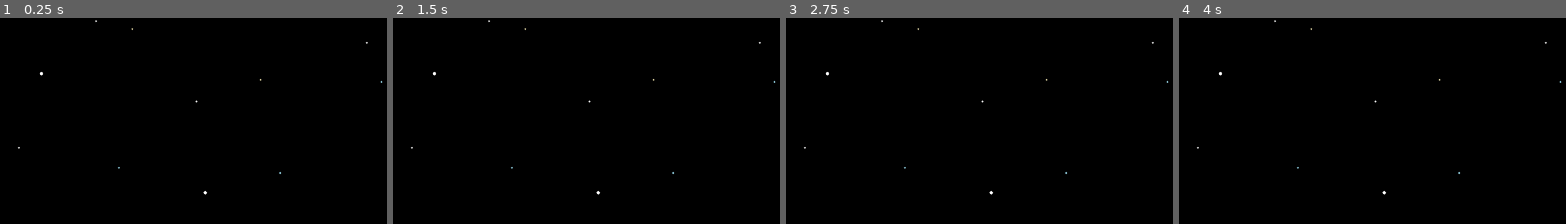
Above: before the commit, frames 1-4 (left to right).
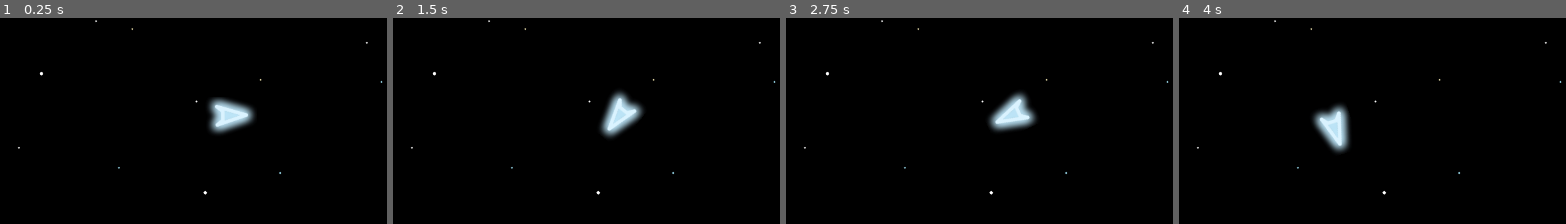
Above: after the commit, the same moments.

Repository: lucasfamelli/AsteroidsClone
Game: Godot game, scene res://scenes/space_level.tscn
Two runs of this game, one before a commit and one after it. Both use one fixed random seed, a clock stepped at 60 frames per second and the inputs below.
Inputs:
- Up to frame 1 (0.25 s): no input
- Up to frame 2 (1.5 s): tap Enter at 0.5 s; hold D (right, bound only after the commit) 0.53-1.28 s; hold A (left, bound only after the commit) from 1.28 s (still down)
- Up to frame 3 (2.75 s): release A (left, bound only after the commit) at 2.03 s; hold D (right, bound only after the commit) from 2.03 s (still down)
- Up to frame 4 (4 s): release D (right, bound only after the commit) at 2.78 s; hold W (up, bound only after the commit) 2.78-3.53 s; hold A (left, bound only after the commit) from 3.53 s (still down)
The pictures show only the part of the screen within x 21-71%, y 24-74%; the shares and areas given below are measured in that part.

The runs differ from the first frame. In frame 1, 1.6% of the frame differs, in the area x 53-66%, y 38-57%; in frame 2, 1.6%; in frame 3, 1.7%, in the area x 52-65%, y 35-56%; in frame 4, 1.6%.

Commit message:
player movement
implemented player movement using physics.
Rotation is heavily dampened to be more "arcade", linear movement is physics based.

Diff:
--- a/project.godot
+++ b/project.godot
@@ -24,3 +24,47 @@
 [dotnet]
 
 project/assembly_name="AsteroidsClone"
+
+[input]
+
+up={
+"deadzone": 0.5,
+"events": [Object(InputEventKey,"resource_local_to_scene":false,"resource_name":"","device":-1,"window_id":0,"alt_pressed":false,"shift_pressed":false,"ctrl_pressed":false,"meta_pressed":false,"pressed":false,"keycode":0,"physical_keycode":87,"key_label":0,"unicode":119,"echo":false,"script":null)
+, Object(InputEventKey,"resource_local_to_scene":false,"resource_name":"","device":-1,"window_id":0,"alt_pressed":false,"shift_pressed":false,"ctrl_pressed":false,"meta_pressed":false,"pressed":false,"keycode":0,"physical_keycode":4194320,"key_label":0,"unicode":0,"echo":false,"script":null)
+]
+}
+left={
+"deadzone": 0.5,
+"events": [Object(InputEventKey,"resource_local_to_scene":false,"resource_name":"","device":-1,"window_id":0,"alt_pressed":false,"shift_pressed":false,"ctrl_pressed":false,"meta_pressed":false,"pressed":false,"keycode":0,"physical_keycode":65,"key_label":0,"unicode":97,"echo":false,"script":null)
+, Object(InputEventKey,"resource_local_to_scene":false,"resource_name":"","device":-1,"window_id":0,"alt_pressed":false,"shift_pressed":false,"ctrl_pressed":false,"meta_pressed":false,"pressed":false,"keycode":0,"physical_keycode":4194319,"key_label":0,"unicode":0,"echo":false,"script":null)
+]
+}
+right={
+"deadzone": 0.5,
+"events": [Object(InputEventKey,"resource_local_to_scene":false,"resource_name":"","device":-1,"window_id":0,"alt_pressed":false,"shift_pressed":false,"ctrl_pressed":false,"meta_pressed":false,"pressed":false,"keycode":0,"physical_keycode":68,"key_label":0,"unicode":100,"echo":false,"script":null)
+, Object(InputEventKey,"resource_local_to_scene":false,"resource_name":"","device":-1,"window_id":0,"alt_pressed":false,"shift_pressed":false,"ctrl_pressed":false,"meta_pressed":false,"pressed":false,"keycode":0,"physical_keycode":4194321,"key_label":0,"unicode":0,"echo":false,"script":null)
+]
+}
+down={
+"deadzone": 0.5,
+"events": [Object(InputEventKey,"resource_local_to_scene":false,"resource_name":"","device":-1,"window_id":0,"alt_pressed":false,"shift_pressed":false,"ctrl_pressed":false,"meta_pressed":false,"pressed":false,"keycode":0,"physical_keycode":83,"key_label":0,"unicode":115,"echo":false,"script":null)
+, Object(InputEventKey,"resource_local_to_scene":false,"resource_name":"","device":-1,"window_id":0,"alt_pressed":false,"shift_pressed":false,"ctrl_pressed":false,"meta_pressed":false,"pressed":false,"keycode":0,"physical_keycode":4194321,"key_label":0,"unicode":0,"echo":false,"script":null)
+]
+}
+action={
+"deadzone": 0.5,
+"events": [Object(InputEventKey,"resource_local_to_scene":false,"resource_name":"","device":-1,"window_id":0,"alt_pressed":false,"shift_pressed":false,"ctrl_pressed":false,"meta_pressed":false,"pressed":false,"keycode":0,"physical_keycode":32,"key_label":0,"unicode":32,"echo":false,"script":null)
+, Object(InputEventMouseButton,"resource_local_to_scene":false,"resource_name":"","device":-1,"window_id":0,"alt_pressed":false,"shift_pressed":false,"ctrl_pressed":false,"meta_pressed":false,"button_mask":1,"position":Vector2(72, 17),"global_position":Vector2(76, 60),"factor":1.0,"button_index":1,"canceled":false,"pressed":true,"double_click":false,"script":null)
+]
+}
+
+[layer_names]
+
+2d_physics/layer_1="Player"
+2d_physics/layer_2="Asteroids"
+2d_physics/layer_3="Enemies"
+
+[physics]
+
+2d/default_gravity=0.0
+2d/default_gravity_vector=Vector2(0, 0)
--- /dev/null
+++ b/scenes/player.gd
@@ -0,0 +1,34 @@
+extends RigidBody2D
+
+@export var move_speed: int = 200
+
+var thrust = Vector2(move_speed,0)
+var torque = 50000 # 132 deg/s
+
+var can_fire: bool = true
+var seconds = 0
+
+
+func _process(_delta):
+	pass
+
+func _integrate_forces(state):
+	if Input.is_action_pressed("up"):
+		state.apply_force(thrust.rotated(rotation))
+		$AnimatedSprite2D.play("moving")
+	else:
+		state.apply_force(Vector2())
+		$AnimatedSprite2D.play("idle")
+
+	var rotation_direction = 0
+	if Input.is_action_pressed("right"):
+		rotation_direction += 1
+	if Input.is_action_pressed("left"):
+		rotation_direction -= 1
+
+	state.apply_torque(rotation_direction * torque)
+
+
+func _on_timer_timeout():
+	seconds += 1
+	print(linear_velocity, ' - ', seconds, "s")
--- /dev/null
+++ b/scenes/player.tscn
@@ -0,0 +1,48 @@
+[gd_scene load_steps=5 format=3 uid="uid://gcna2jx5hv2e"]
+
+[ext_resource type="Texture2D" uid="uid://brfv7fp2x7jm5" path="res://graphics/ships/player_ship_idle.png" id="1_2f12l"]
+[ext_resource type="Script" path="res://scenes/player.gd" id="1_nj7h2"]
+[ext_resource type="Texture2D" uid="uid://n5h12ld5rdqu" path="res://graphics/ships/player_ship_moving.png" id="2_ao4j2"]
+
+[sub_resource type="SpriteFrames" id="SpriteFrames_7q7s6"]
+animations = [{
+"frames": [{
+"duration": 1.0,
+"texture": ExtResource("1_2f12l")
+}],
+"loop": true,
+"name": &"idle",
+"speed": 5.0
+}, {
+"frames": [{
+"duration": 1.0,
+"texture": ExtResource("2_ao4j2")
+}, {
+"duration": 1.0,
+"texture": ExtResource("1_2f12l")
+}],
+"loop": true,
+"name": &"moving",
+"speed": 24.0
+}]
+
+[node name="Player" type="RigidBody2D"]
+collision_mask = 7
+angular_damp_mode = 1
+angular_damp = 100.0
+script = ExtResource("1_nj7h2")
+
+[node name="AnimatedSprite2D" type="AnimatedSprite2D" parent="."]
+sprite_frames = SubResource("SpriteFrames_7q7s6")
+animation = &"moving"
+frame = 1
+frame_progress = 0.627675
+offset = Vector2(-2, 3)
+
+[node name="CollisionPolygon2D" type="CollisionPolygon2D" parent="."]
+polygon = PackedVector2Array(-18, -16, 31, -1, 31, 2, -18, 19, -18, 14, -11, 9, -11, -5, -18, -10)
+
+[node name="Timer" type="Timer" parent="."]
+autostart = true
+
+[connection signal="timeout" from="Timer" to="." method="_on_timer_timeout"]
--- a/scenes/space_level.tscn
+++ b/scenes/space_level.tscn
@@ -1,6 +1,7 @@
-[gd_scene load_steps=2 format=3 uid="uid://c6gwkrpkb1dp"]
+[gd_scene load_steps=3 format=3 uid="uid://c6gwkrpkb1dp"]
 
 [ext_resource type="Texture2D" uid="uid://ng3e5m2rn6st" path="res://graphics/background/space_background.png" id="1_4tvaj"]
+[ext_resource type="PackedScene" uid="uid://gcna2jx5hv2e" path="res://scenes/player.tscn" id="2_dnwj6"]
 
 [node name="SpaceLevel" type="Node2D"]
 
@@ -8,3 +9,6 @@
 position = Vector2(640, 360)
 scale = Vector2(0.666667, 0.666667)
 texture = ExtResource("1_4tvaj")
+
+[node name="Player" parent="." instance=ExtResource("2_dnwj6")]
+position = Vector2(628.825, 370.795)
Not shown, added: graphics/asteroids/asteroid1.png.import
Not shown, added: graphics/asteroids/asteroid2.png.import
Not shown, added: graphics/asteroids/asteroid3.png.import
Binary file removed: graphics/asteroids/asteroids-2x.png
Binary file removed: graphics/asteroids/asteroids-cutting-guide-2x.png
Binary file removed: graphics/asteroids/player_ship_moving.png
Not shown, added: graphics/asteroids/small_asteroid1.png.import
Not shown, added: graphics/asteroids/small_asteroid2.png.import
Not shown, added: graphics/asteroids/small_asteroid3.png.import
Not shown, added: graphics/asteroids/tiny_asteroid1.png.import
Not shown, changed: graphics/asteroids/tiny_asteroid2.png.import
Not shown, added: graphics/asteroids/tiny_asteroid3.png.import
(and 10 more such lines)
